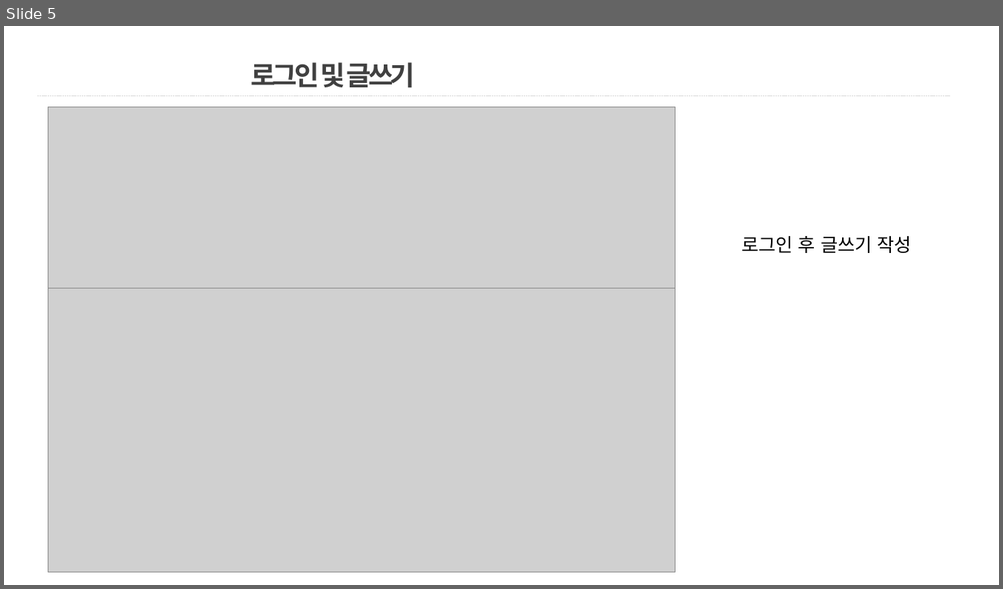
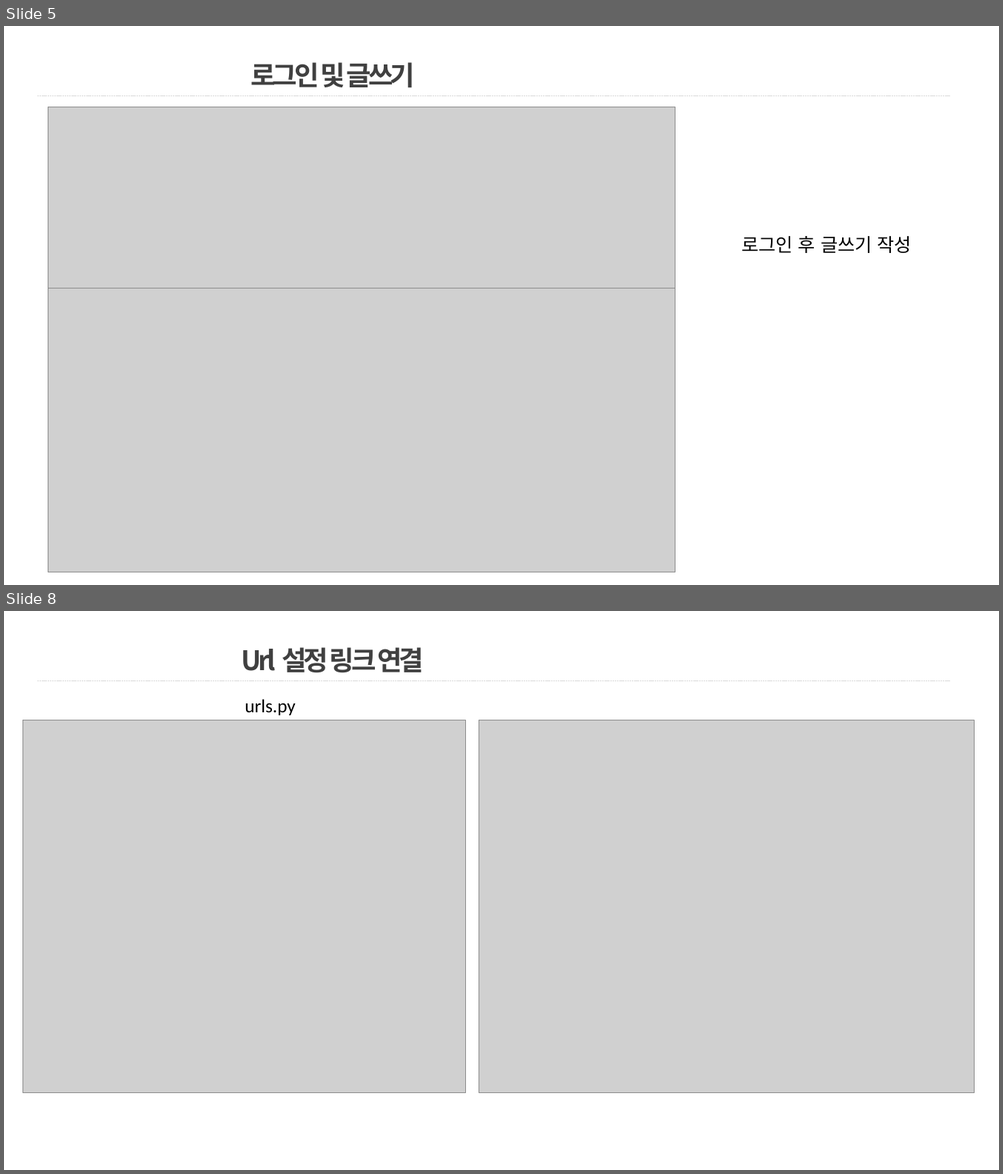
Before and after one commit to ssc0831/Django, a slide deck: Data 시각화(Python&Django)/평가/BigData 분석결과 및 시각화_평가.pptx. Shown one above the other, each under a label of ours: slide 5 before the commit, slides 5 and 8 after it; the slides between them are not shown. The pictures are 1003x589 and 1003x1174 pixels, drawn with LibreOffice and Linux fonts; fonts in the diff are those of the drawing; grey boxes stand for pictures; background and template pictures are left out. Boxes give left, top, right and bottom in pixels: in the first picture for what was removed or moved away, otherwise in the second. Text is boxed around its words. In the diff, an @@ line names an element or a change of style, - is before the commit and + after.

```diff
--- a/Data 시각화(Python&Django)/평가/BigData 분석결과 및 시각화_평가.pptx
+++ b/Data 시각화(Python&Django)/평가/BigData 분석결과 및 시각화_평가.pptx
@@ slide 8 added at [4,611,999,1170], background picture (left out); not listed: 1 template element that a slide beside it also shows @@
@@ title added at [242,647,424,673], 26 pt, text #404040, bold @@
+Url 설정 링크 연결
@@ text added at [244,699,295,715], 18 pt, text #000000 @@
+urls.py
@@ picture added at [22,721,465,1093] @@
@@ picture added at [479,721,975,1093] @@
```
Also in this commit, not shown: 2 other slides added.
